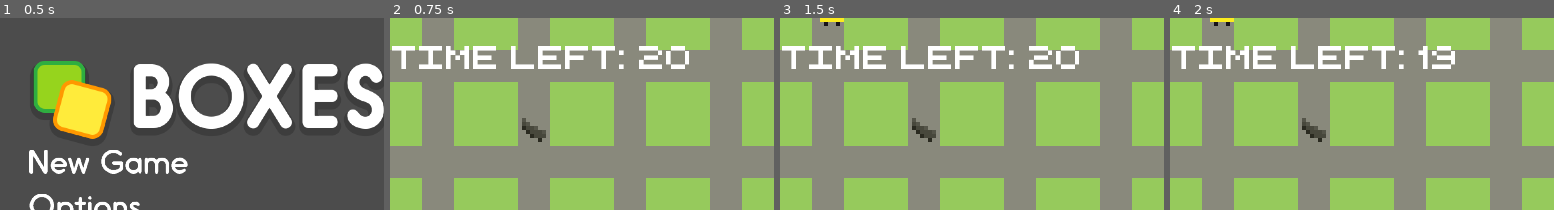
Above: before the commit, frames 1-4 (left to right).
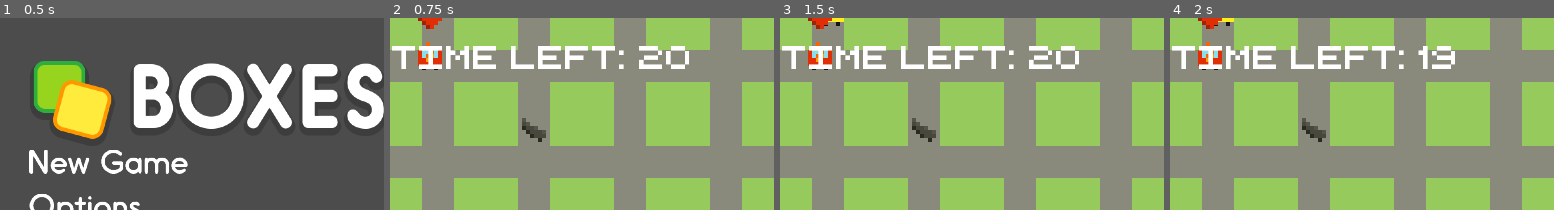
Above: after the commit, the same moments.

Repository: super-repair-bros/super-repair-bros
Game: Godot game, scene res://Scenes/TitleScreen/TitleScreen.tscn
The game is run twice, just before and just after one commit, with the same random seed, the same clock (stepped at 60 frames per second) and the same inputs.
Inputs (mouse positions are % of the whole screen's width and height, from its top left):
- Up to frame 1 (0.5 s): no input
- Up to frame 2 (0.75 s): click (27, 37) at 0.5 s
- Up to frame 3 (1.5 s): tap Enter at 1.25 s; hold D (right) from 1.28 s (still down)
- Up to frame 4 (2 s): keep holding D (right)
The pictures show only the part of the screen within x 0-50%, y 0-50%; the shares and areas given below are measured in that part.

Frame 1 is identical in both runs. In frame 2, 0.7% of the frame differs, in the area x 7-14%, y 0-28%; in frame 3, 0.7%; in frame 4, 0.7%.

Commit message:
prepare wrack

Diff:
--- /dev/null
+++ b/Scenes/Wrack/Wrack.gd
@@ -0,0 +1,6 @@
+extends Node2D
+
+# Called when the node enters the scene tree for the first time.
+func _ready():
+	position.x = 10
+	position.y = 10
--- a/Scenes/Wrack/Wrack.tscn
+++ b/Scenes/Wrack/Wrack.tscn
@@ -1,7 +1,8 @@
-[gd_scene load_steps=4 format=2]
+[gd_scene load_steps=5 format=2]
 
 [ext_resource path="res://Assets/Graphics/objects/damaged_car.png" type="Texture" id=1]
 [ext_resource path="res://Assets/Graphics/objects/pointer.png" type="Texture" id=2]
+[ext_resource path="res://Scenes/Wrack/Wrack.gd" type="Script" id=3]
 
 [sub_resource type="Animation" id=1]
 resource_name = "broken"
@@ -33,6 +34,7 @@
 }
 
 [node name="Wrack" type="Node2D"]
+script = ExtResource( 3 )
 
 [node name="Arrow" type="Sprite" parent="."]
 position = Vector2( 0, -10.3476 )
--- a/Scenes/level/level.tscn
+++ b/Scenes/level/level.tscn
@@ -9,6 +9,7 @@
 [ext_resource path="res://Assets/Graphics/tiles/crosswalk.png" type="Texture" id=7]
 [ext_resource path="res://Assets/Graphics/tiles/road_house.png" type="Texture" id=8]
 [ext_resource path="res://Assets/Sounds/car.wav" type="AudioStream" id=9]
+[ext_resource path="res://Scenes/Wrack/Wrack.tscn" type="PackedScene" id=10]
 
 [sub_resource type="ConvexPolygonShape2D" id=1]
 points = PoolVector2Array( 8, 8, 0, 8, 0, 0, 8, 0 )
@@ -267,3 +268,5 @@
 bus = "New Bus"
 
 [node name="GUI" parent="." instance=ExtResource( 6 )]
+
+[node name="Wrack" parent="." instance=ExtResource( 10 )]
Not shown: 1 places in Scenes/level/level.tscn that only renumber resources
